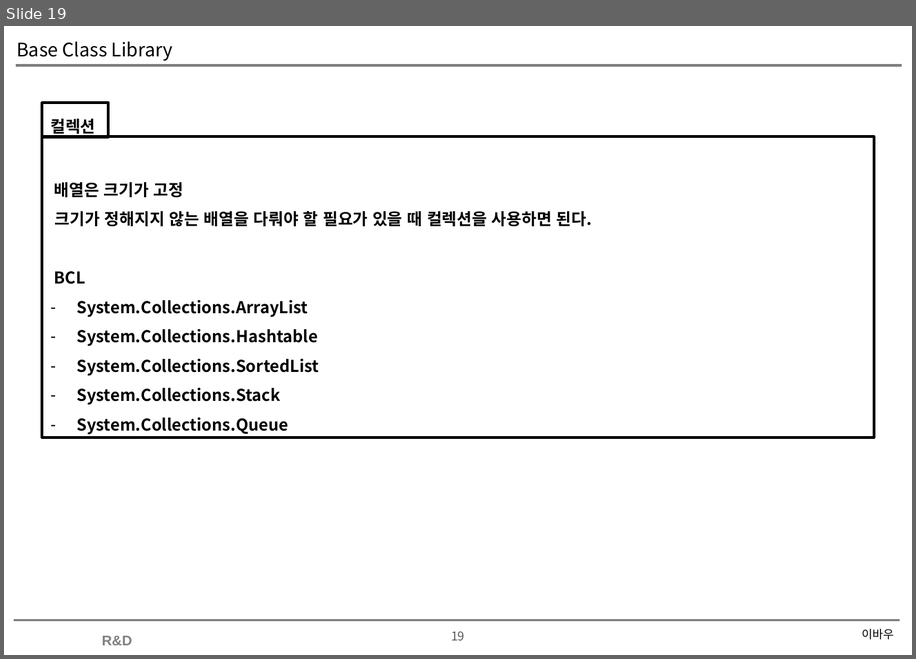
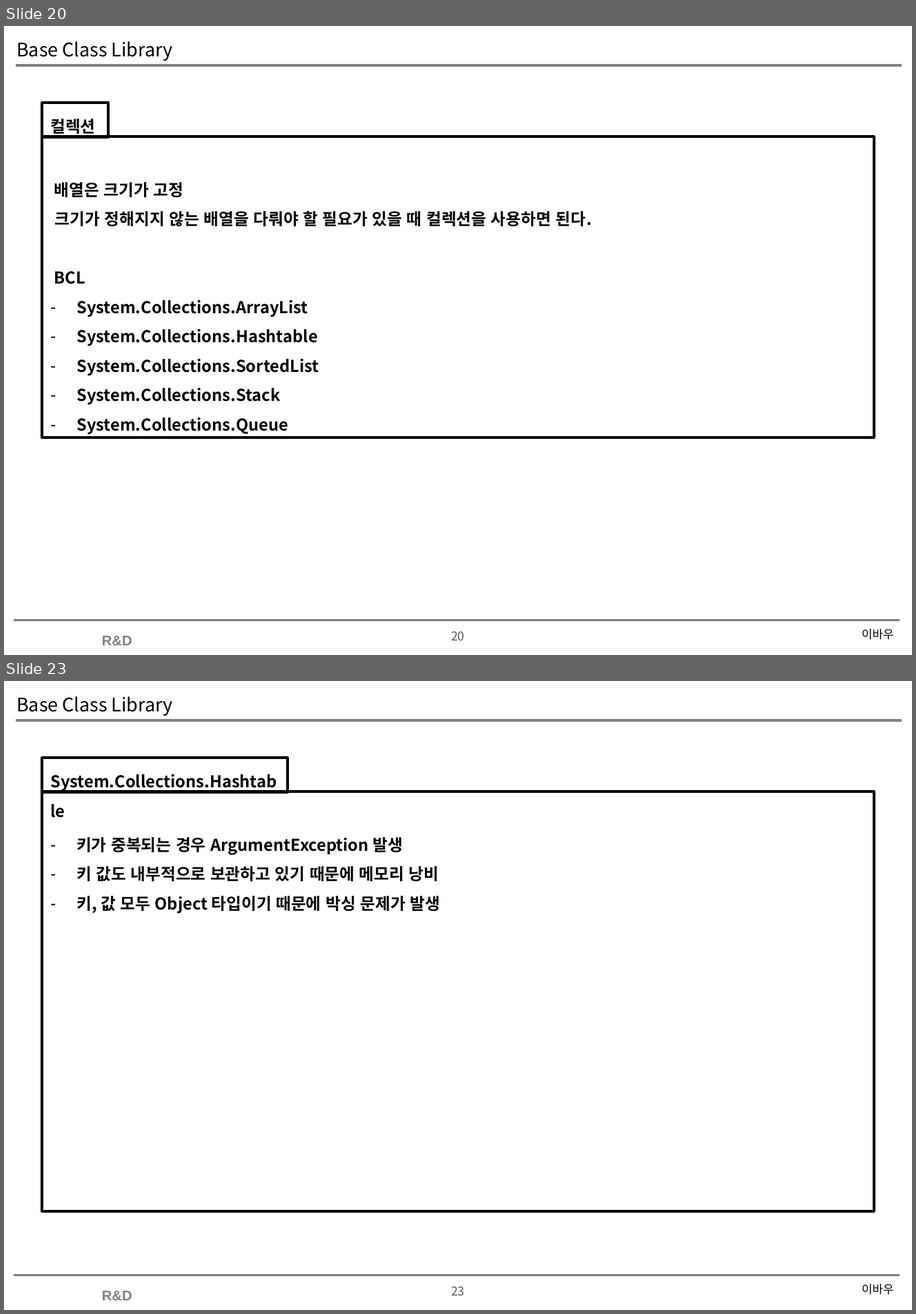
Before and after one commit to soultomind/CSharpStudy, a slide deck: CSharpStudy.Day20200627/Base Class Library.pptx. Shown one above the other, each under a label of ours: slide 19 before the commit, slides 20 and 23 after it; the slides between them are not shown. The pictures are 916x659 and 916x1314 pixels, drawn with LibreOffice and Linux fonts; fonts in the diff are those of the drawing; background and template pictures are left out. Boxes give left, top, right and bottom in pixels: in the first picture for what was removed or moved away, otherwise in the second. Text is boxed around its words. In the diff, an @@ line names an element or a change of style, - is before the commit and + after.

```diff
--- a/CSharpStudy.Day20200627/Base Class Library.pptx
+++ b/CSharpStudy.Day20200627/Base Class Library.pptx
@@ slide 23 added at [4, 681, 912, 1310], background #FFFFFF; not listed: 4 template elements that a slide beside it also shows @@
@@ title added at [16, 696, 173, 716], 16 pt, text #000000 @@
+Base Class Library
@@ rectangle added at [43, 758, 288, 793], outline #000000 2.25 pt, 14 pt, text #000000, bold @@
+System.Collections.Hashtable
@@ rectangle added at [43, 791, 874, 1211], outline #000000 2.25 pt, 14 pt, text #000000, bold @@
+– 키가 중복되는 경우 ArgumentException 발생
+– 키 값도 내부적으로 보관하고 있기 때문에 메모리 낭비
+– 키, 값 모두 Object 타입이기 때문에 박싱 문제가 발생
@@ text added at [862, 1283, 893, 1294], 10 pt, text #000000 @@
+이바우
@@ what was slide 19 is now slide 20 @@
@@ page number at [451, 631, 465, 640]: text changed @@
-19
+20
```
Also in this commit, not shown: 6 other slides added, 1 other file.
